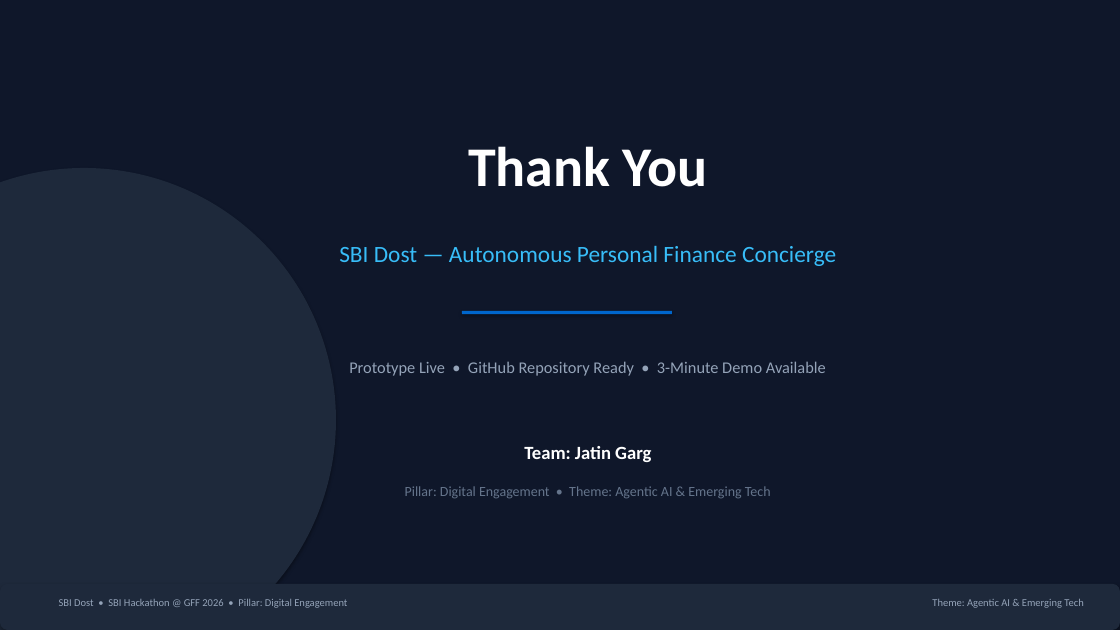
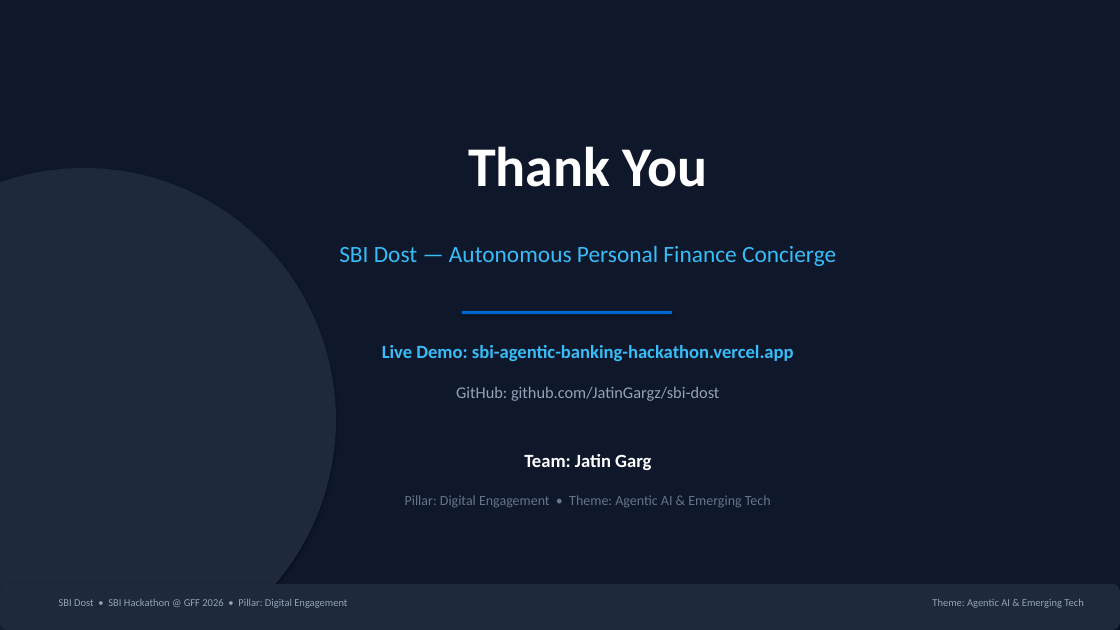
Before and after one commit to JatinGargz/sbi-dost, a slide deck: slide 10 of SBI_Dost_Idea_Deck.pptx. Drawn at 1120x630 pixels with LibreOffice and Linux fonts; fonts in the diff are those of the drawing. Boxes give left, top, right and bottom in pixels: in the first picture for what was removed or moved away, otherwise in the second. Text is boxed around its words. In the diff, an @@ line names an element or a change of style, - is before the commit and + after.

Commit message:
Add live demo and GitHub links to PPT deck and README

```diff
--- a/SBI_Dost_Idea_Deck.pptx
+++ b/SBI_Dost_Idea_Deck.pptx
@@ text at box(382, 345, 794, 361): text changed; size 14 to 16 pt; text colour #94A3B8 to #38BDF8; bold on @@
-Prototype Live • GitHub Repository Ready • 3-Minute Demo Available
+Live Demo: sbi-agentic-banking-hackathon.vercel.app
@@ text added at box(456, 386, 719, 401), 14 pt, text #94A3B8 @@
+GitHub: github.com/JatinGargz/sbi-dost
@@ text "Team: Jatin Garg": place and size @@
-text "Team: Jatin Garg" at box(524, 446, 651, 462)
+text "Team: Jatin Garg" at box(524, 454, 651, 470)
@@ text "Pillar: Digital Engagement • Theme: ...": place and size @@
-text "Pillar: Digital Engagement • Theme: ..." at box(405, 486, 771, 498)
+text "Pillar: Digital Engagement • Theme: ..." at box(405, 495, 771, 507)
```
Also in this commit, not shown: 1 other slide changed, 2 other files.
